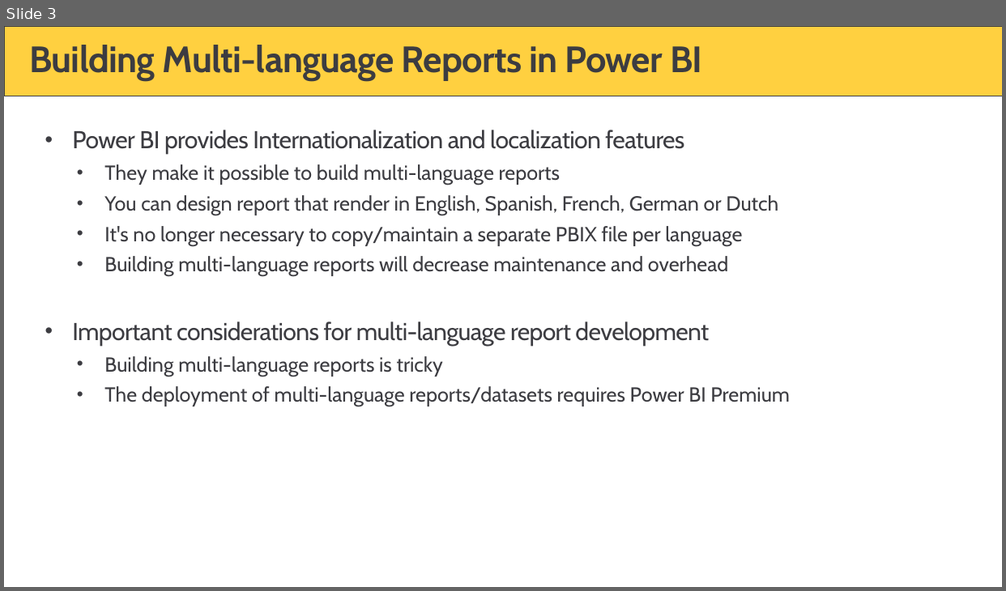
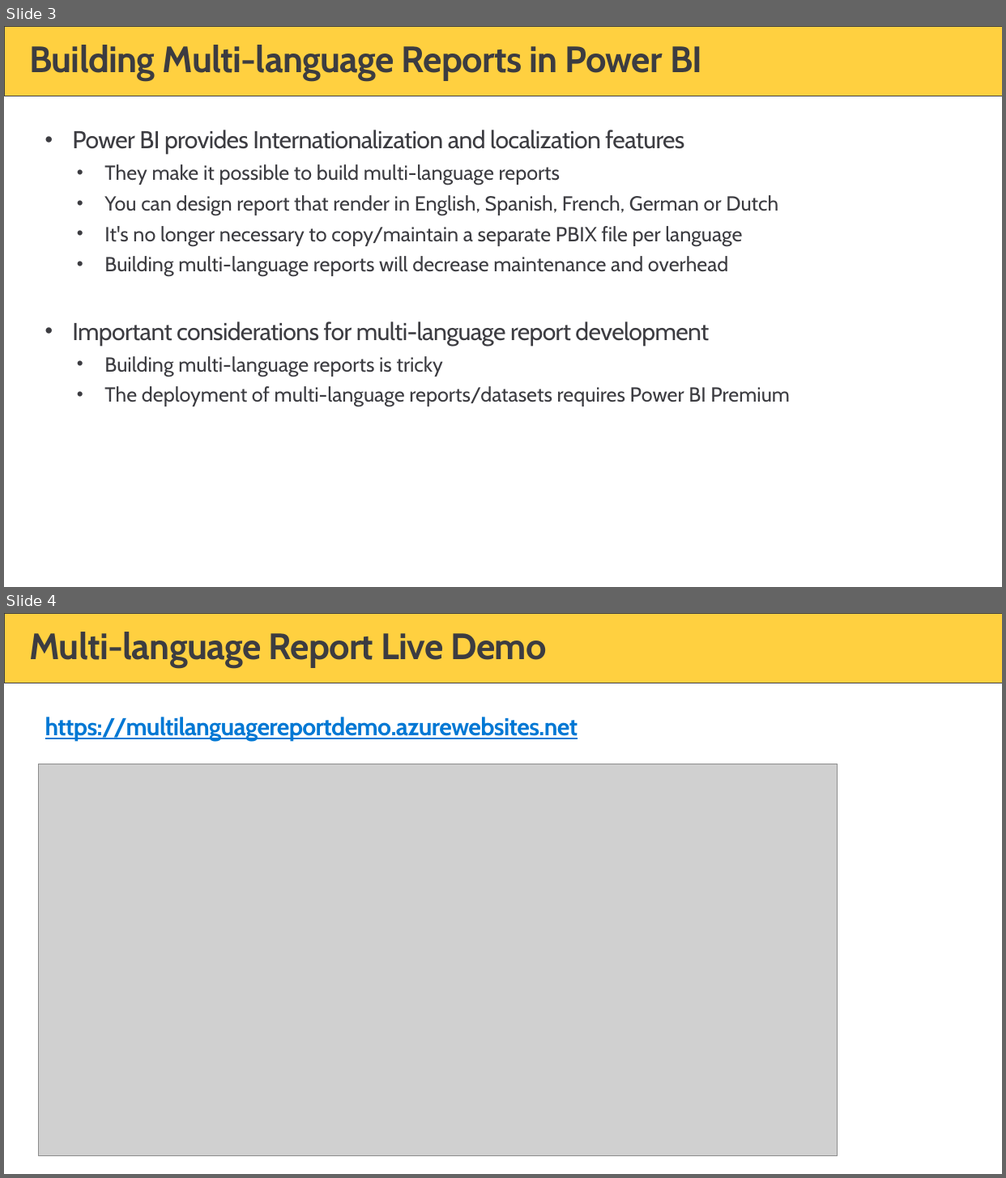
Before and after one commit to PowerBiDevCamp/TranslationsBuilder, a slide deck: Docs/Translations Builder.pptx. Shown one above the other, each under a label of ours: slide 3 before the commit, slides 3 and 4 after it. The pictures are 1006x591 and 1006x1178 pixels, drawn with LibreOffice and Linux fonts; fonts in the diff are those of the drawing; grey boxes stand for pictures; background and template pictures are left out. Boxes give left, top, right and bottom in pixels: in the first picture for what was removed or moved away, otherwise in the second. Text is boxed around its words. In the diff, an @@ line names an element or a change of style, - is before the commit and + after.

```diff
--- a/Docs/Translations Builder.pptx
+++ b/Docs/Translations Builder.pptx
@@ slide 4 added at [4, 613, 1002, 1174], background #FFFFFF; not listed: 1 template element that a slide beside it also shows @@
@@ title added at [29, 632, 546, 668], 36 pt, text #3C3C41, bold @@
+Multi-language Report Live Demo
@@ text added at [45, 717, 578, 742], 24 pt, text #0078D4, bold, underline @@
+https://multilanguagereportdemo.azurewebsites.net
@@ picture added at [39, 764, 837, 1156] @@
```
Also in this commit, not shown: 8 slides changed, 4 other slides added, 15 slides removed, 2 other files.
